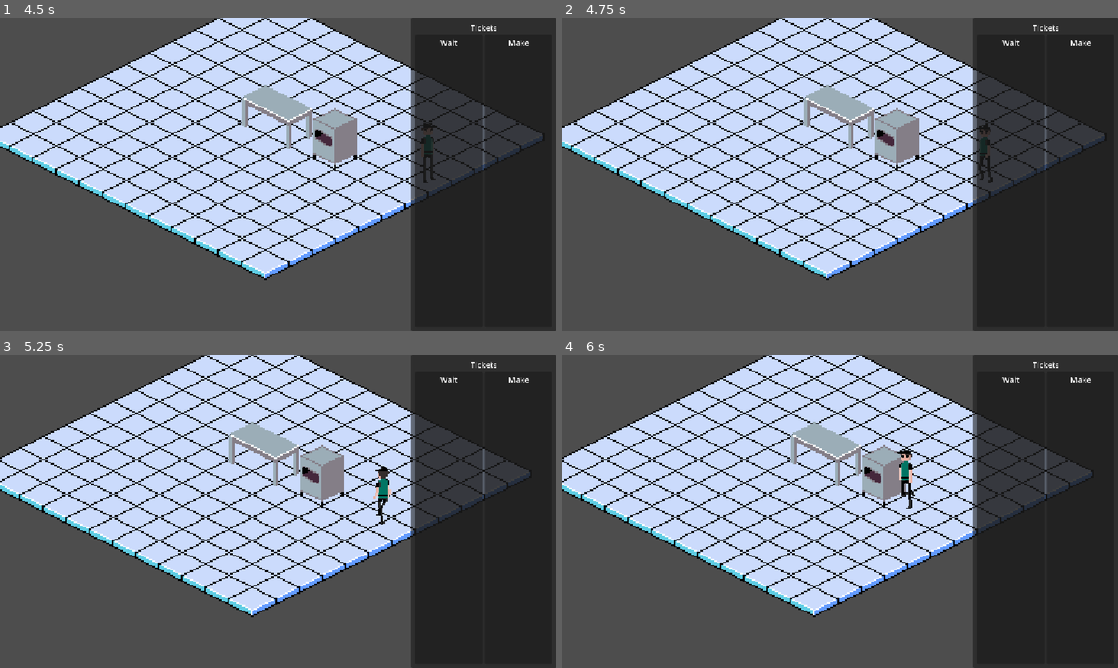
Above: before the commit, frames 1-4 (two rows, left to right).
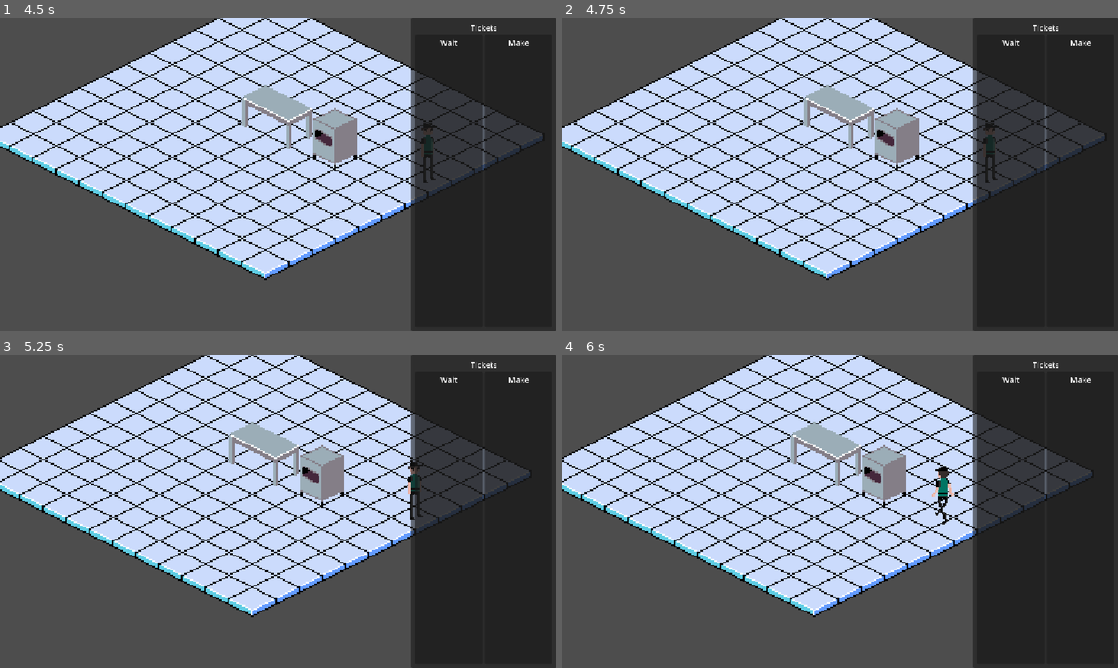
Above: after the commit, the same moments.

Repository: Evil-As-Shit/P-Za
Game: Godot game, scene res://scenes/world/world.tscn
Two runs of this game, one before a commit and one after it. Both use one fixed random seed, a clock stepped at 60 frames per second and the inputs below.
Inputs (mouse positions are in pixels of both pictures, inside the frame that each line leads up to):
- Up to frame 1 (4.5 s): move the mouse to (400, 158) at 0.52 s; tap S (camera_pan_down) at 0.6, 3.6 s; click (400, 158) at 0.67 s; tap Enter at 1.25 s; drag from (166, 190) to (250, 237) at 1.27 s; move the mouse to (333, 105) at 2.02 s; tap D (camera_pan_right) at 2.1 s; click (333, 105) at 2.17 s; drag from (250, 237) to (111, 127) at 2.77 s; move the mouse to (444, 221) at 3.52 s; click (444, 221) at 3.67 s; tap Space at 4.25 s; drag from (111, 127) to (194, 96) at 4.27 s
- Up to frame 2 (4.75 s): no input
- Up to frame 3 (5.25 s): move the mouse to (305, 511) at 5.02 s; tap D (camera_pan_right) at 5.1 s; click (305, 511) at 5.17 s
- Up to frame 4 (6 s): drag from (756, 433) to (728, 527) at 5.77 s

Frame 1 is identical in both runs. In frame 2, 0.3% of the frame differs, in the area x 74-79%, y 33-53%; in frame 3, 0.5%; in frame 4, 0.6%, in the area x 60-71%, y 30-55%.

Commit message:
Idle pawns sometimes check their phone; free unfinished tickets on exit
Phone chance and duration are placeholder exports on World. Also breaks the
Ticket/Job reference cycle when the rack leaves the tree, fixing a leak at quit.

Diff:
--- a/scripts/pawns/pawn.gd
+++ b/scripts/pawns/pawn.gd
@@ -21,6 +21,7 @@
 var _work_path: PackedVector2Array = PackedVector2Array()
 var _job: Job = null
 var _held_item: Item = null
+var _on_phone: bool = false
 var _work_target: Vector2 = Vector2.ZERO
 var _facing_up: bool = false
 var _facing_right: bool = false
@@ -47,8 +48,17 @@
 func follow_path(points: PackedVector2Array) -> void:
 	if has_job():
 		return
+	_on_phone = false
 	_path = points
 	_state = State.WALKING
+
+
+## Looks at their phone while standing idle, until the next walk or job.
+func use_phone() -> void:
+	if _state != State.IDLE:
+		return
+	_on_phone = true
+	_play_idle()
 
 
 ## Walks `pickup_path` (if not empty) to fetch the job's item, then `work_path` to the
@@ -58,6 +68,7 @@
 ) -> void:
 	_job = job
 	_job.claimed_by = self
+	_on_phone = false
 	_work_target = work_target
 	if pickup_path.is_empty():
 		_path = work_path
@@ -165,4 +176,7 @@
 
 
 func _play_idle() -> void:
-	_sprite.play(&"idle_up" if _facing_up else &"idle_down")
+	if _on_phone:
+		_sprite.play(&"phone_up" if _facing_up else &"phone_down")
+	else:
+		_sprite.play(&"idle_up" if _facing_up else &"idle_down")
--- a/scripts/tickets/ticket_rack.gd
+++ b/scripts/tickets/ticket_rack.gd
@@ -14,6 +14,12 @@
 var _wait: Array[Ticket] = []
 var _make: Array[Ticket] = []
 var _next_order_number: int = 1
+
+
+func _exit_tree() -> void:
+	# Ticket and Job reference each other; break the cycle so unfinished tickets are freed.
+	for ticket: Ticket in _wait + _make:
+		ticket.current_job = null
 
 
 func print_ticket(recipe: Recipe) -> Ticket:
--- a/scripts/world/world.gd
+++ b/scripts/world/world.gd
@@ -6,6 +6,10 @@
 @export var debug_recipe: Recipe
 @export var idle_time_min: float = 0.5
 @export var idle_time_max: float = 2.0
+## Chance an idle pawn checks their phone instead of just standing (placeholder).
+@export_range(0.0, 1.0) var phone_chance: float = 0.3
+@export var phone_time_min: float = 3.0
+@export var phone_time_max: float = 6.0
 ## Item scene spawned when a ticket's first step starts (no ingredient storage yet).
 @export var item_scene: PackedScene
 ## Seconds a finished item stays visible before it's cleared (no hand-off yet).
@@ -148,6 +152,9 @@
 
 func _wait_then_wander(pawn: Pawn) -> void:
 	var wait: float = randf_range(idle_time_min, idle_time_max)
+	if randf() < phone_chance:
+		pawn.use_phone()
+		wait = randf_range(phone_time_min, phone_time_max)
 	get_tree().create_timer(wait).timeout.connect(_send_to_random_cell.bind(pawn))
 
 
Not shown, changed: GDD.md
